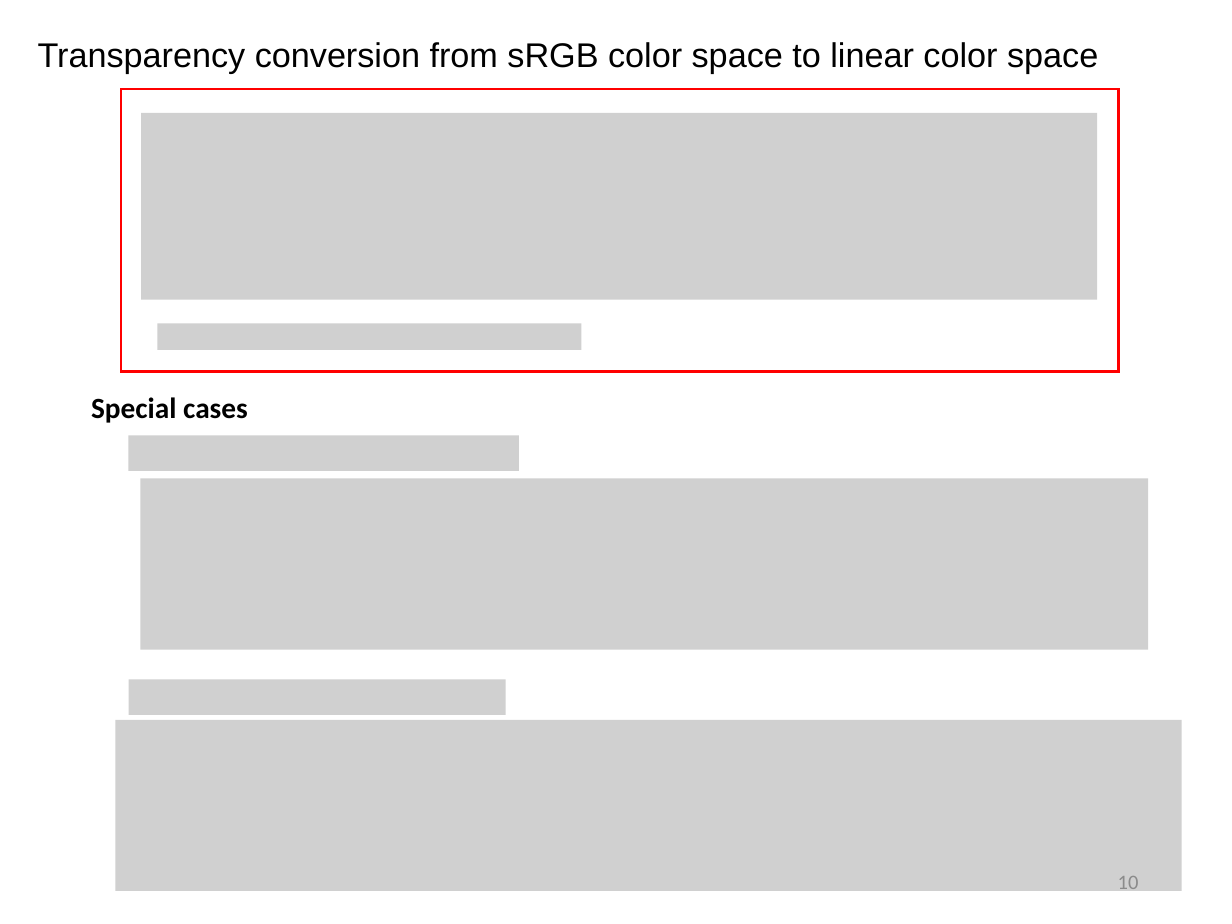
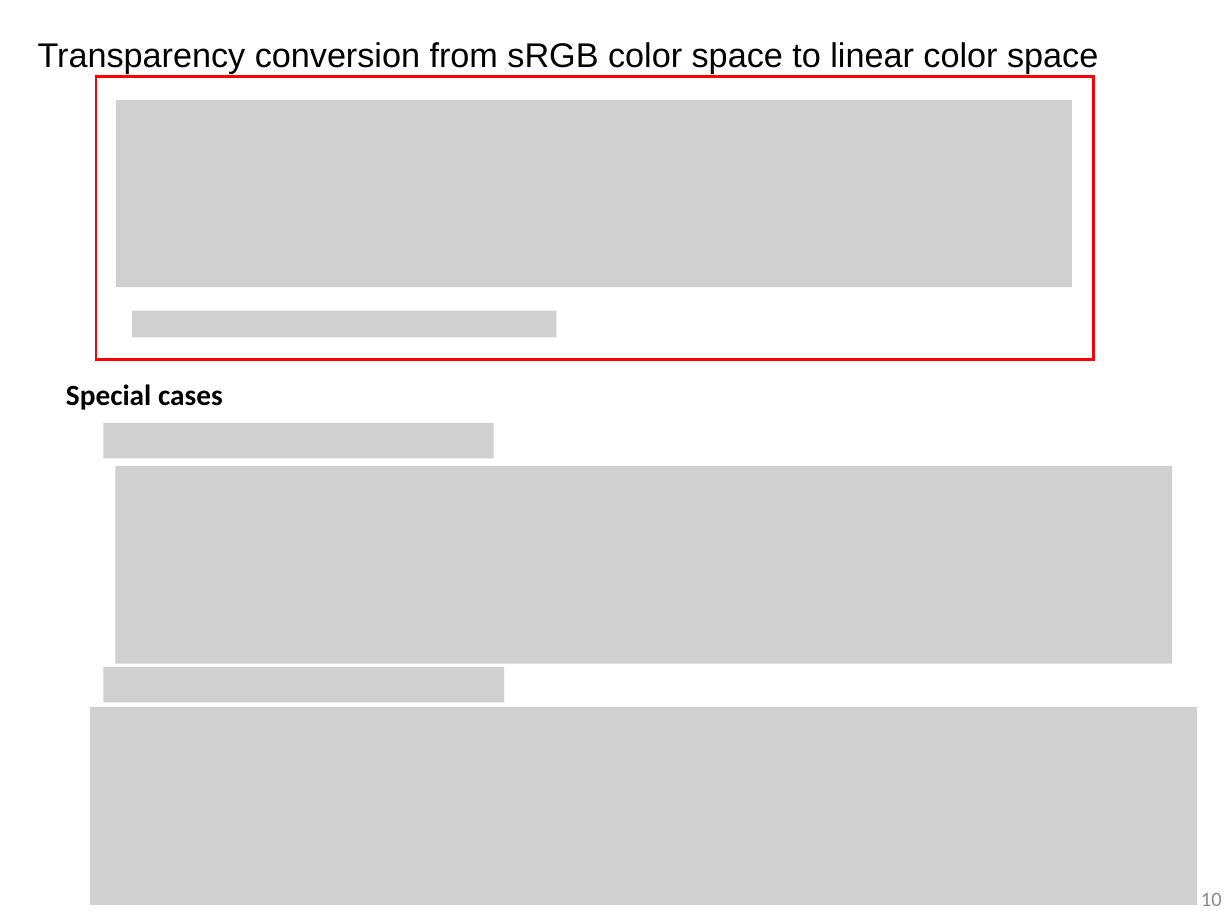
Before and after one commit to sotanmochi/TransparencyConverter, a slide deck: slide 10 of Assets/TransparencyConverter/Documentation~/TransparencyConverter.pptx. Drawn at 1232x924 pixels with LibreOffice and Linux fonts; fonts in the diff are those of the drawing; grey boxes stand for pictures. Boxes give left, top, right and bottom in pixels: in the first picture for what was removed or moved away, otherwise in the second. Text is boxed around its words. In the diff, an @@ line names an element or a change of style, - is before the commit and + after.

```diff
--- a/Assets/TransparencyConverter/Documentation~/TransparencyConverter.pptx
+++ b/Assets/TransparencyConverter/Documentation~/TransparencyConverter.pptx
@@ picture: place and size @@
-picture at [141,113,1096,299]
+picture at [116,100,1072,287]
@@ 1 text, 1 rectangle, 1 picture: place and size @@
-1 text, 1 rectangle, 1 picture at [91,89,1119,423]
+1 text, 1 rectangle, 1 picture at [66,77,1094,410]
@@ picture: place and size @@
-picture at [128,436,519,471]
+picture at [103,423,494,458]
@@ picture: place and size @@
-picture at [141,479,1148,649]
+picture at [115,466,1172,664]
@@ picture: place and size @@
-picture at [128,679,506,715]
+picture at [103,667,504,702]
@@ picture: place and size @@
-picture at [115,720,1182,891]
+picture at [90,708,1197,906]
@@ page number rewrapped from [1118,876,1139,895] to [1201,893,1222,906] @@
```
Also in this commit, not shown: 1 other slide changed, 2 slides added, 1 slide removed, 1 other file.
